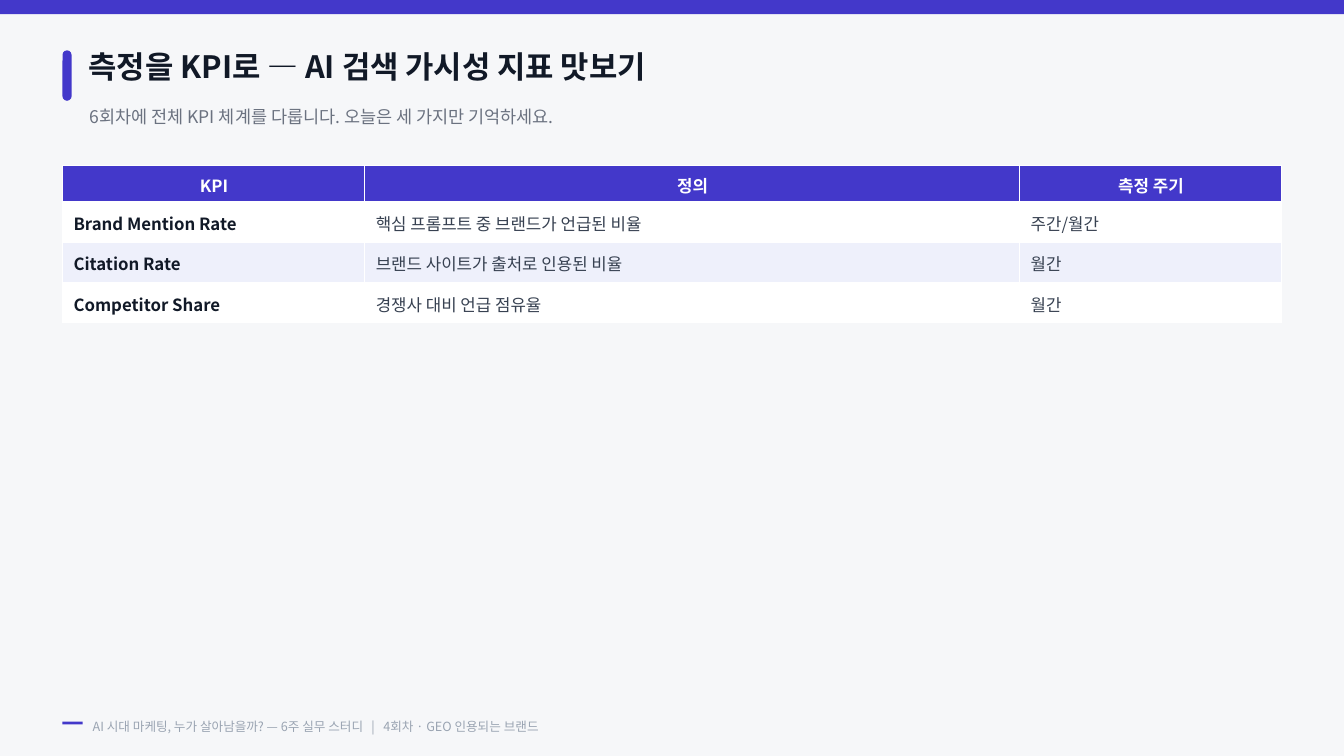
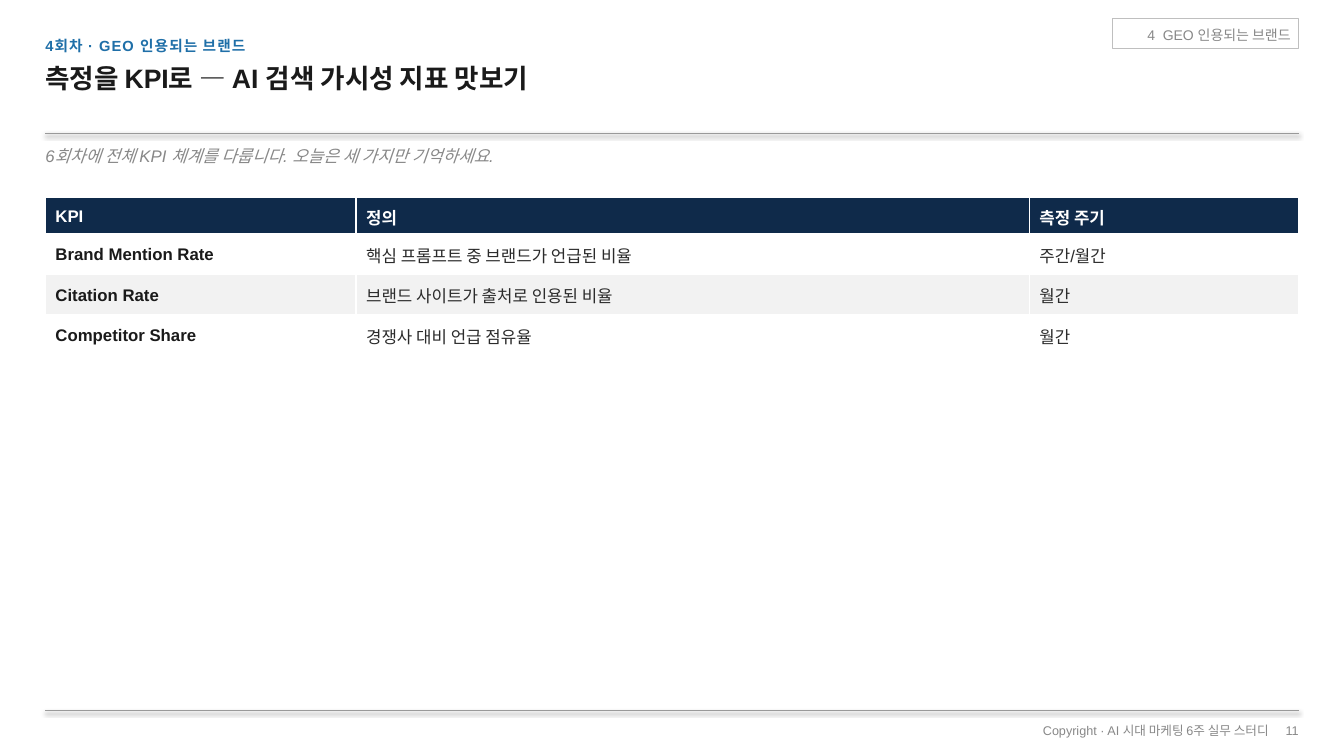
Before and after one commit to recon9973-lang/Design-resources-repository, a slide deck: slide 11 of ai-marketing-6week/수강생용/4회차_GEO_인용되는_브랜드.pptx. Drawn at 1344x756 pixels with LibreOffice and Linux fonts; fonts in the diff are those of the drawing. Boxes give left, top, right and bottom in pixels: in the first picture for what was removed or moved away, otherwise in the second. Text is boxed around its words. In the diff, an @@ line names an element or a change of style, - is before the commit and + after.

```diff
--- a/ai-marketing-6week/수강생용/4회차_GEO_인용되는_브랜드.pptx
+++ b/ai-marketing-6week/수강생용/4회차_GEO_인용되는_브랜드.pptx
@@ rectangle removed at (0, 0, 1344, 756) @@
@@ rectangle removed at (0, 0, 1344, 14) @@
@@ rectangle added at (1112, 18, 1299, 48), outline #BFBFBF 0.5 pt @@
@@ text added at (1147, 28, 1291, 41), 10 pt, text #888888 @@
+4 GEO 인용되는 브랜드
@@ text added at (45, 38, 246, 53), 10.5 pt, text #1F6FA8, bold @@
+4회차 · GEO 인용되는 브랜드
@@ rounded rectangle removed at (63, 50, 72, 101) @@
@@ text "측정을 KPI로 — AI 검색 ...": place and size @@
-text "측정을 KPI로 — AI 검색 ..." at (89, 52, 646, 81)
+text "측정을 KPI로 — AI 검색 ..." at (45, 65, 528, 91)
@@ text "측정을 KPI로 — AI 검색 ..." at (45, 65, 528, 91): size 22 to 19 pt, font Noto Sans CJK KR to Arial, text colour #111927 to #1A1A1A; line spacing 1.14 to 1.04 @@
@@ text "6회차에 전체 KPI 체계를 다룹니다. ...": place and size @@
-text "6회차에 전체 KPI 체계를 다룹니다. ..." at (90, 108, 553, 125)
+text "6회차에 전체 KPI 체계를 다룹니다. ..." at (105, 148, 489, 163)
@@ text "6회차에 전체 KPI 체계를 다룹니다. ..." at (105, 148, 489, 163): size 12.5 to 12 pt, font Noto Sans CJK KR to Arial, text colour #6B7280 to #888888, italic on; line spacing 1.15 to 1.12 @@
@@ line added from (45, 133) to (1299, 133), #999999 0.75 pt @@
@@ table at (45, 198, 1299, 355) @@
@@ fill #4338CA to #0F2A4A in row 1 @@
@@ fill #EEF0FB to #F2F2F2 in row 3 @@
@@ font Noto Sans CJK KR to Arial @@
@@ text colour #111927 to #1A1A1A in "Brand Mention Rate", "Citation Rate", "Competitor Share" @@
@@ text colour #374151 to #2B2B2B in "핵심 프롬프트 중 브랜드가 언급된 비율", "주간/월간", "브랜드 사이트가 출처로 인용된 비율", "월간" and 2 more places @@
@@ alignment centre to left @@
@@ line spacing 1.1 to 1.08 @@
@@ table: place and size @@
-table at (63, 165, 1282, 323)
+table at (45, 198, 1299, 355)
@@ line added from (45, 711) to (1299, 711), #999999 0.5 pt @@
@@ rectangle removed at (63, 722, 83, 725) @@
@@ text "Copyright · AI 시대 마케팅 ..." at (1043, 724, 1299, 738): vertical alignment middle to top @@
@@ text at (1043, 724, 1299, 738): text changed; font Noto Sans CJK KR to Arial; text colour #9AA4B2 to #888888 @@
-AI 시대 마케팅, 누가 살아남을까? — 6주 실무 스터디 | 4회차 · GEO 인용되는 브랜드
+Copyright · AI 시대 마케팅 6주 실무 스터디 11
```
Also in this commit, not shown: 12 other slides changed, 14 other files.
